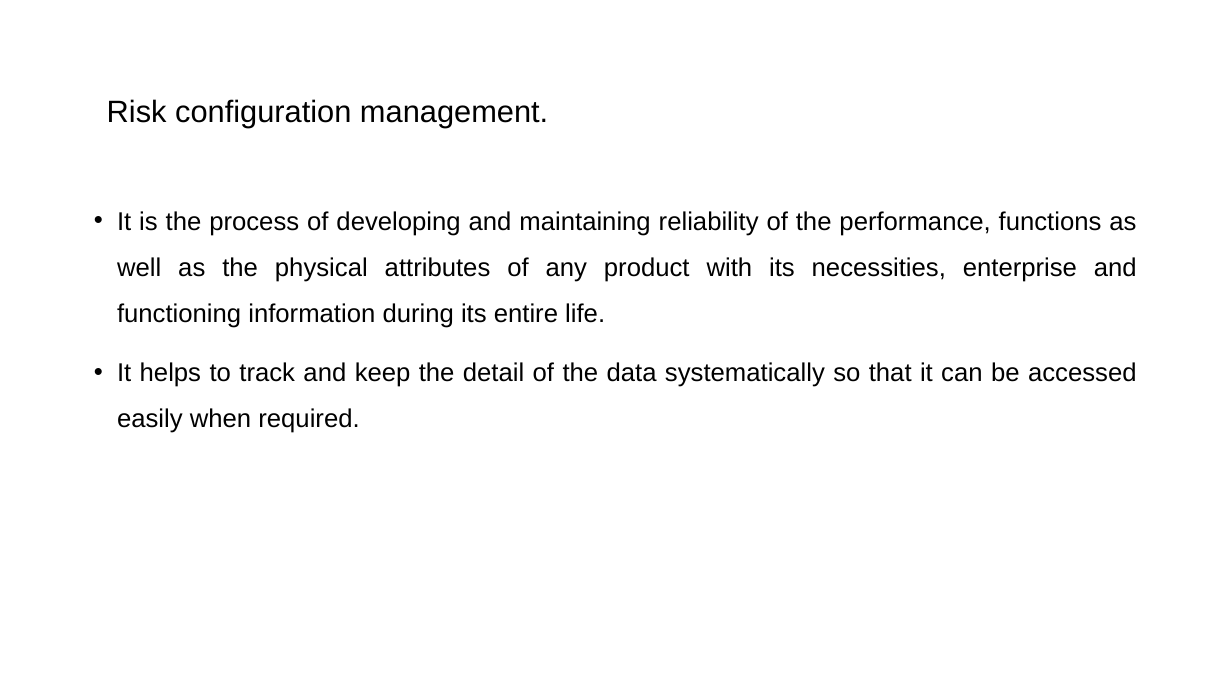
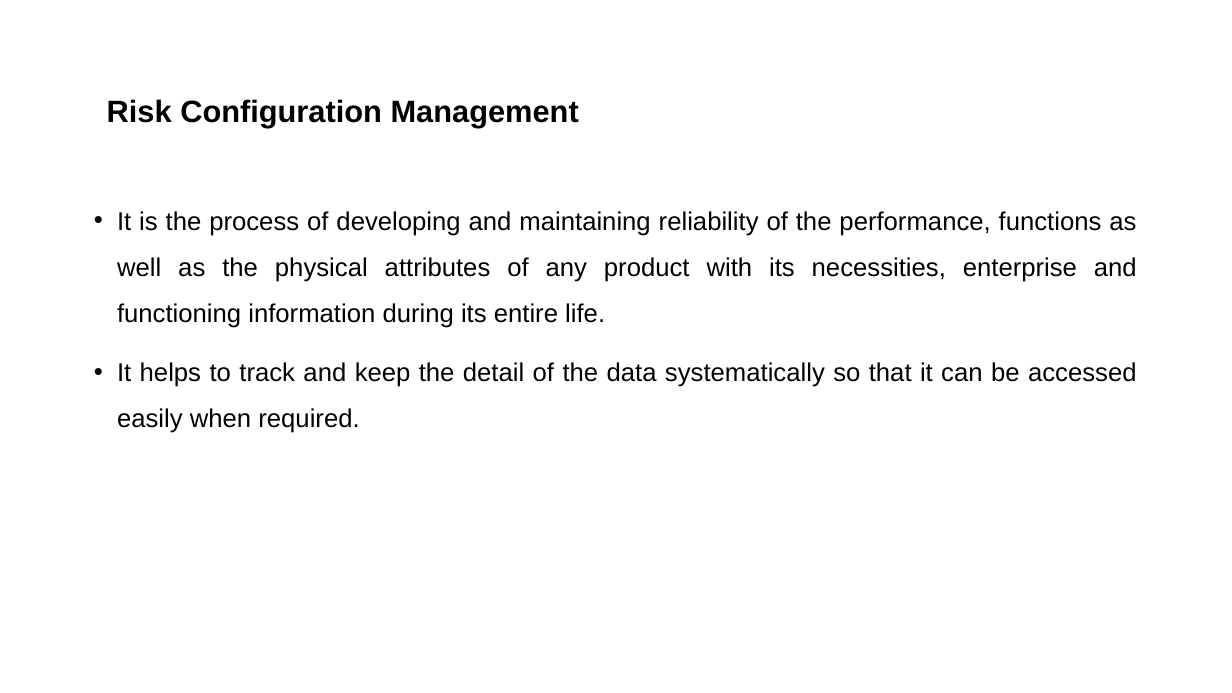
Before and after one commit to tenzing0070/Tour-Management-System, a slide deck: slide 15 of TMS presentation slide.pptx. Drawn at 1232x693 pixels with LibreOffice and Linux fonts; fonts in the diff are those of the drawing. Boxes give left, top, right and bottom in pixels: in the first picture for what was removed or moved away, otherwise in the second. Text is boxed around its words. In the diff, an @@ line names an element or a change of style, - is before the commit and + after.

Commit message:
slide update

```diff
--- a/TMS presentation slide.pptx
+++ b/TMS presentation slide.pptx
@@ title at box(107, 99, 579, 127): text changed; bold on @@
-Risk configuration management.
+Risk Configuration Management
```
Also in this commit, not shown: 11 other slides changed, 3 slides added.
